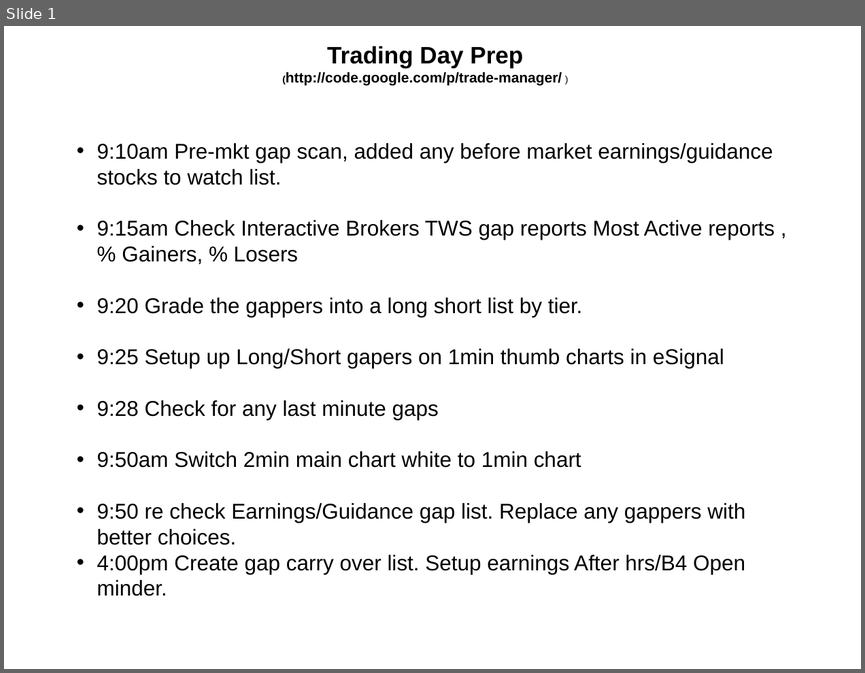
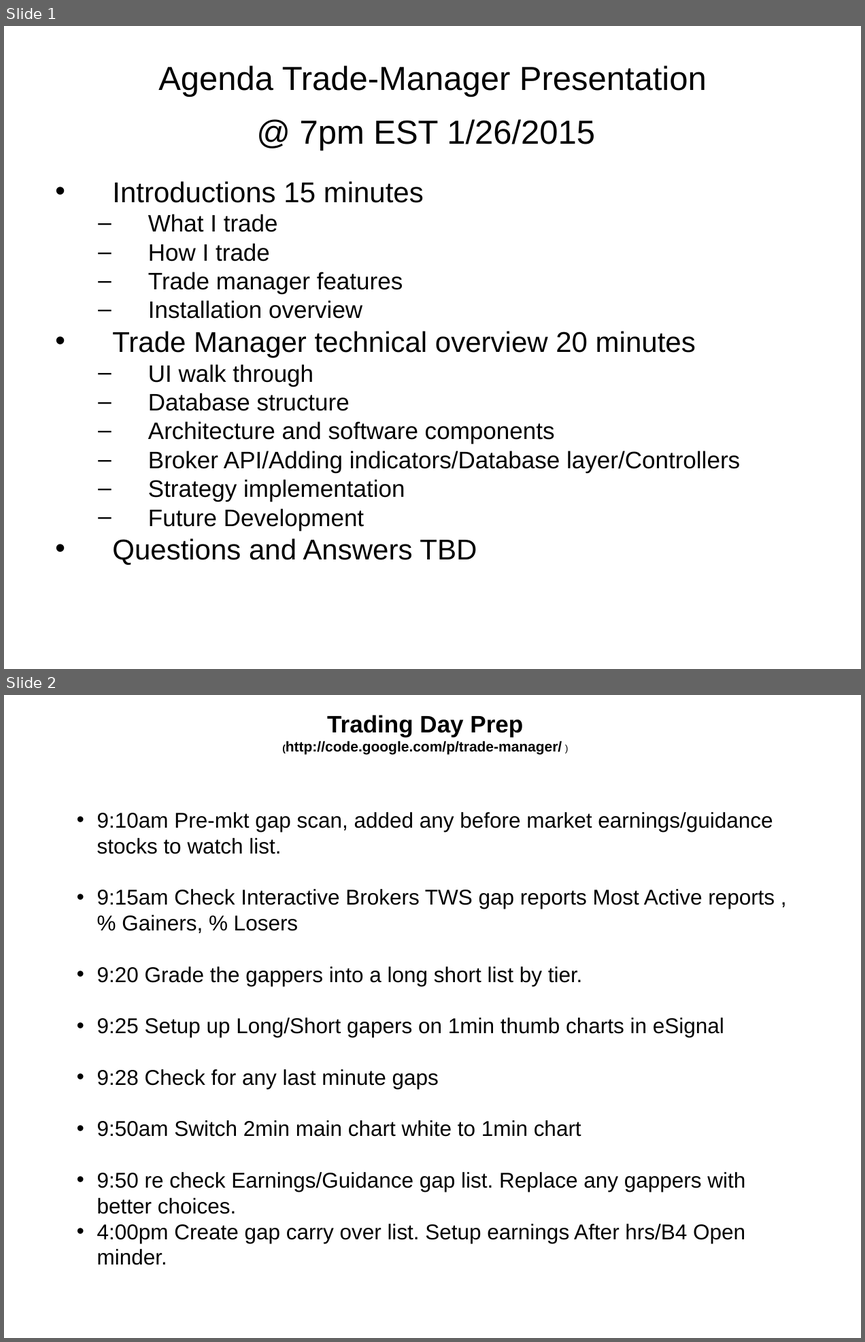
Before and after one commit to trade-manager/trade-manager, a slide deck: docs/Trading Day.ppt. Shown one above the other, each under a label of ours: slide 1 before the commit, slides 1 and 2 after it. The pictures are 865x673 and 865x1342 pixels, drawn with LibreOffice and Linux fonts; fonts in the diff are those of the drawing. Boxes give left, top, right and bottom in pixels: in the first picture for what was removed or moved away, otherwise in the second. Text is boxed around its words. In the diff, an @@ line names an element or a change of style, - is before the commit and + after.

Commit message:
Update presentation and trading log

```diff
--- a/docs/Trading Day.ppt
+++ b/docs/Trading Day.ppt
@@ slide 1 added at bbox=[4, 26, 861, 669], background #FFFFFF @@
@@ title added at bbox=[158, 65, 706, 151], 28 pt, text #000000 @@
+Agenda Trade-Manager Presentation
+@ 7pm EST 1/26/2015
@@ text added at bbox=[112, 181, 740, 565], 20 pt, text #000000 @@
+• Introductions 15 minutes
+  – What I trade
+  – How I trade
+  – Trade manager features
+  – Installation overview
+• Trade Manager technical overview 20 minutes
+  – UI walk through
+  – Database structure
+  – Architecture and software components
+  – Broker API/Adding indicators/Database layer/Controllers
+  – Strategy implementation
+  – Future Development
+• Questions and Answers TBD
@@ what was slide 1 is now slide 2 @@
```
Also in this commit, not shown: 1 other file.
